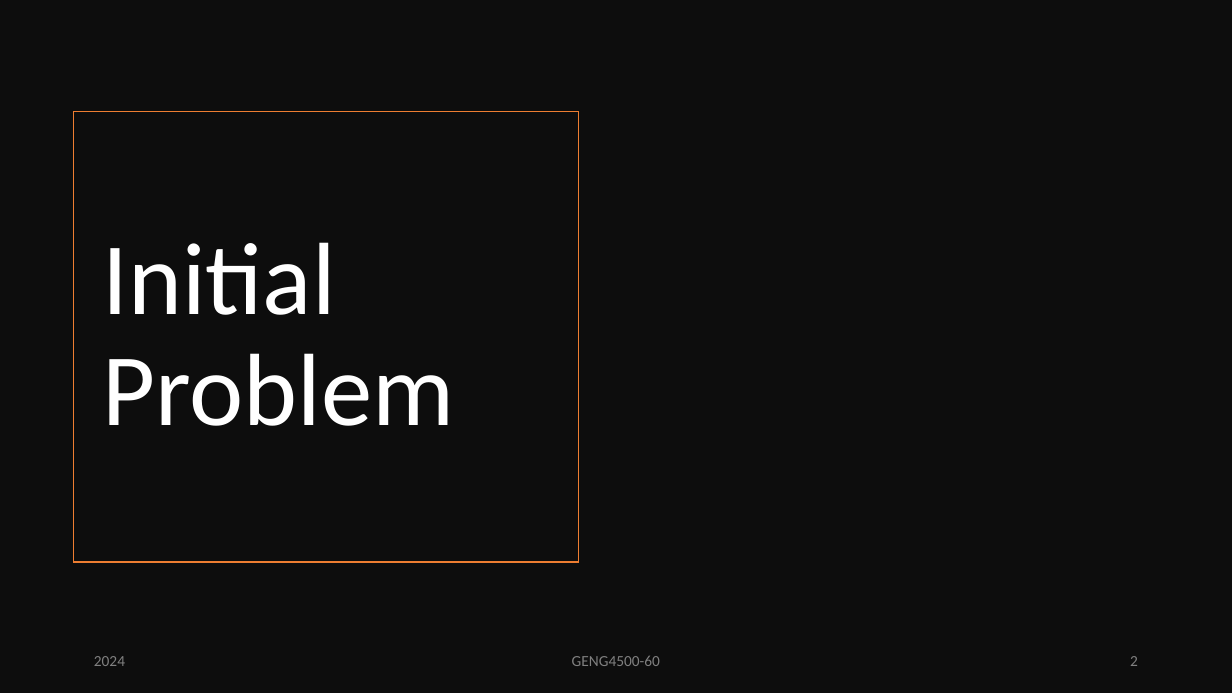
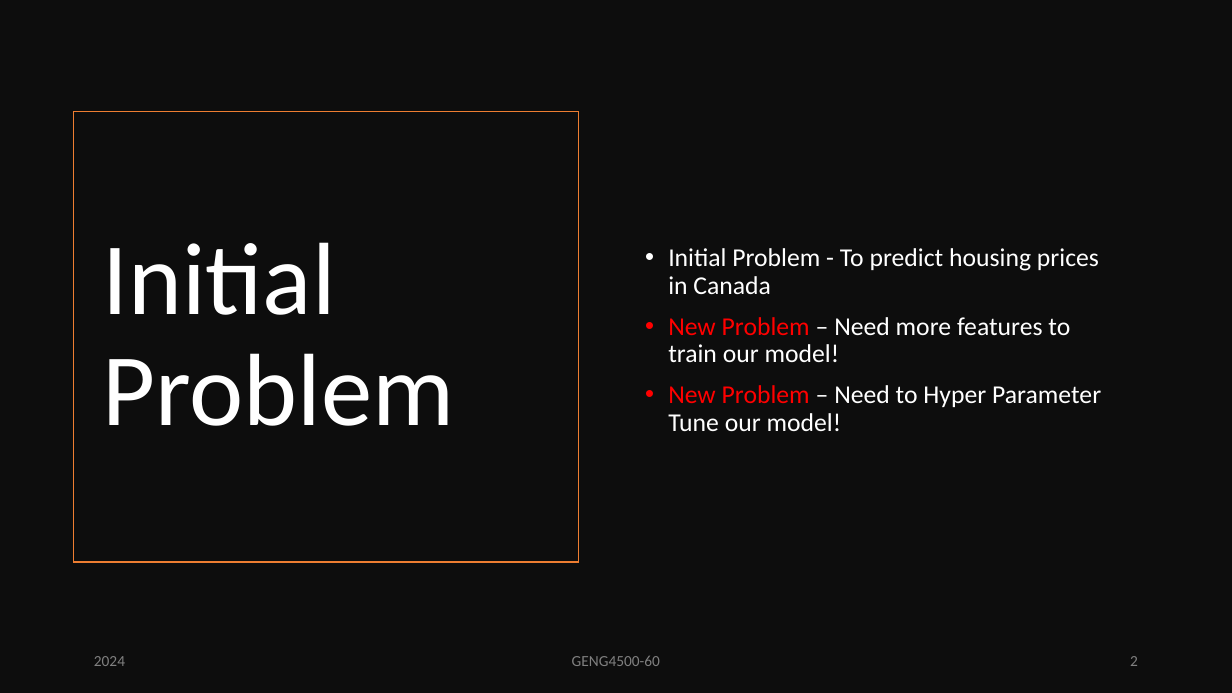
Before and after one commit to PMcTwist/Machine_Learn_Project, a slide deck: slide 2 of Presentation/ALI_Raymond_MAYNARD_Patrick_GENG4500_Final_presentation_2024.pptx. Drawn at 1232x693 pixels with LibreOffice and Linux fonts; fonts in the diff are those of the drawing. Boxes give left, top, right and bottom in pixels: in the first picture for what was removed or moved away, otherwise in the second. Text is boxed around its words. In the diff, an @@ line names an element or a change of style, - is before the commit and + after.

```diff
--- a/Presentation/ALI_Raymond_MAYNARD_Patrick_GENG4500_Final_presentation_2024.pptx
+++ b/Presentation/ALI_Raymond_MAYNARD_Patrick_GENG4500_Final_presentation_2024.pptx
@@ text added at [668,248,1101,431], 20 pt, text #FFFFFF @@
+• Initial Problem - To predict housing prices in Canada
+• New Problem – Need more features to train our model!
+• New Problem – Need to Hyper Parameter Tune our model!
```
Also in this commit, not shown: 8 other slides changed.
